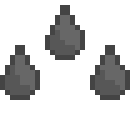
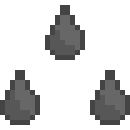
Layers edited between the first and the second 130 × 130 image:
painted on "Fondo" over [0, 45, 130, 125]
